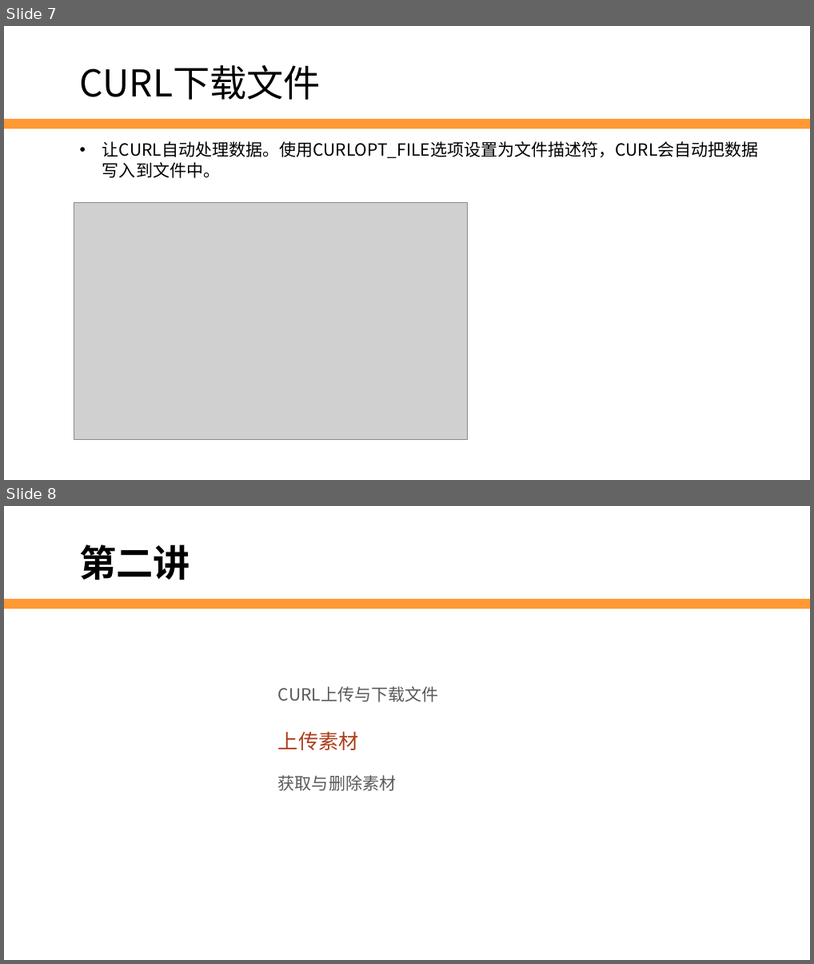
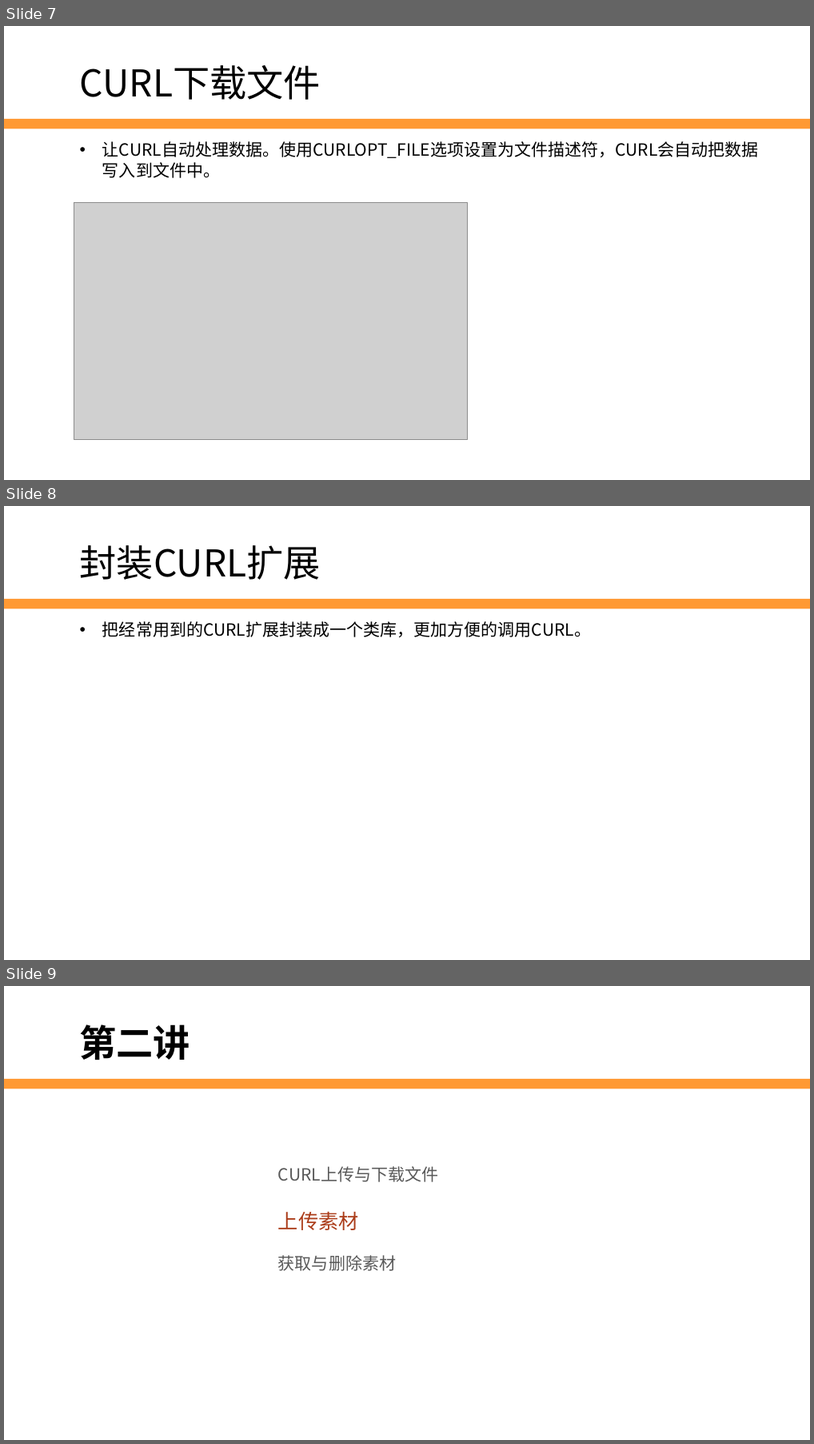
Before and after one commit to edu2act/2017-2018_1st_Wechat_Web_Programming, a slide deck: 课程ppt/第7讲 素材与图文消息.pptx. Shown one above the other, each under a label of ours: slides 7 and 8 before the commit, slides 7, 8 and 9 after it. The pictures are 814x964 and 814x1444 pixels, drawn with LibreOffice and Linux fonts; fonts in the diff are those of the drawing; grey boxes stand for pictures; background and template pictures are left out. Boxes give left, top, right and bottom in pixels: in the first picture for what was removed or moved away, otherwise in the second. Text is boxed around its words. In the diff, an @@ line names an element or a change of style, - is before the commit and + after.

```diff
--- a/课程ppt/第7讲 素材与图文消息.pptx
+++ b/课程ppt/第7讲 素材与图文消息.pptx
@@ slide 8 added at box(4, 506, 810, 960), background #FFFFFF; not listed: 1 template element that a slide beside it also shows @@
@@ text added at box(80, 545, 321, 580), 44 pt, text #000000 @@
+封装CURL扩展
@@ text added at box(102, 621, 591, 637), 20 pt, text #000000 @@
+• 把经常用到的CURL扩展封装成一个类库，更加方便的调用CURL。
@@ what was slide 8 is now slide 9 @@
```
Also in this commit, not shown: 1 slide changed, 1 other file.
